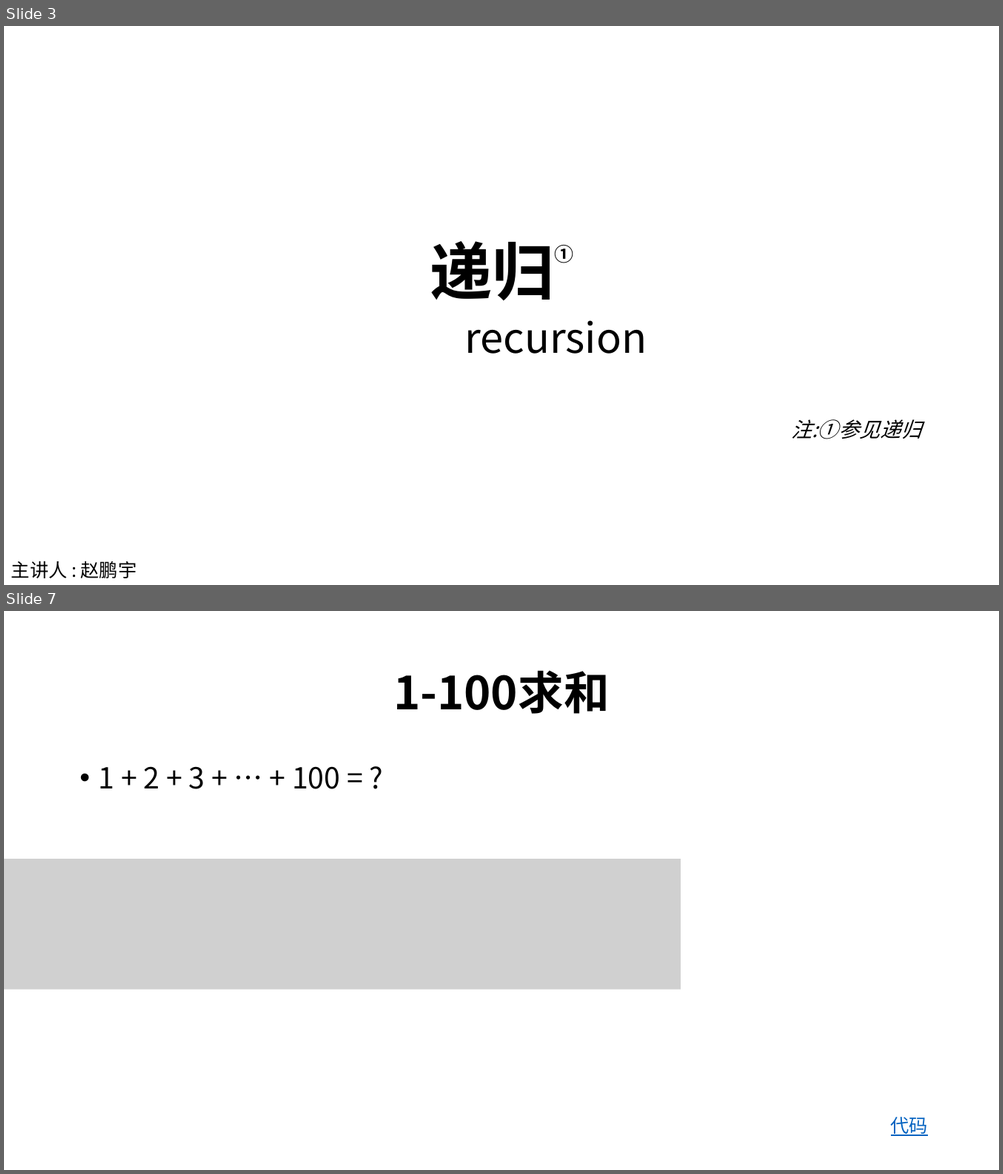
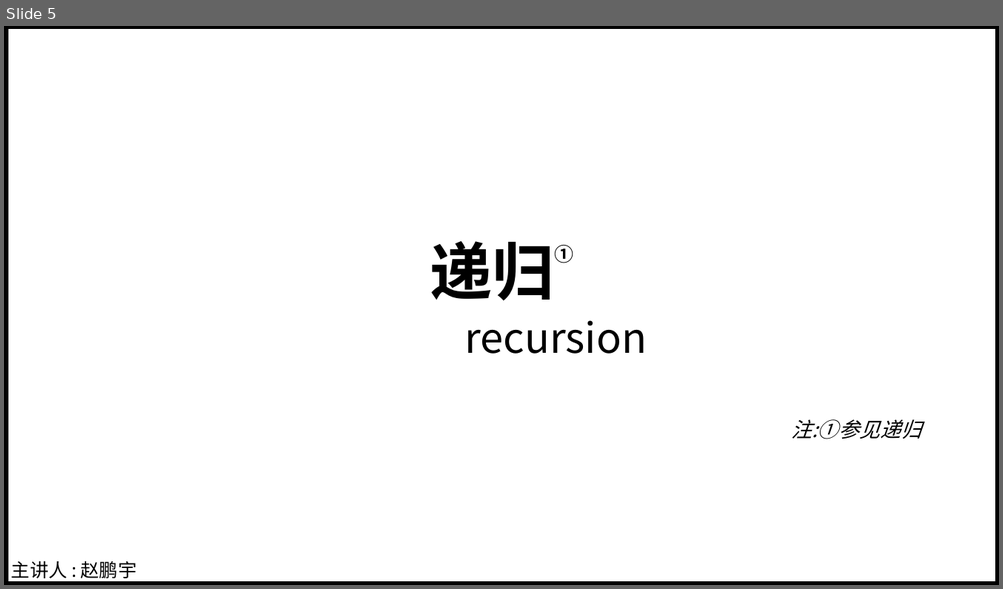
Before and after one commit to ZPYhiahiahia/nxjb-recursion-src, a slide deck: 递归.pptx. Shown one above the other, each under a label of ours: slides 3 and 7 before the commit, slide 5 after it; the slides between them are not shown. The pictures are 1003x1174 and 1003x589 pixels, drawn with LibreOffice and Linux fonts; fonts in the diff are those of the drawing; grey boxes stand for pictures. Boxes give left, top, right and bottom in pixels: in the first picture for what was removed or moved away, otherwise in the second. Text is boxed around its words. In the diff, an @@ line names an element or a change of style, - is before the commit and + after.

```diff
--- a/递归.pptx
+++ b/递归.pptx
@@ slide 7 removed at (4,611,999,1170), background #FFFFFF @@
@@ title removed at (393,670,609,714) @@
-1-100求和
@@ text removed at (99,766,340,789) @@
-• 1 + 2 + 3 + … + 100 = ?
@@ picture removed at (4,859,680,989) @@
@@ text removed at (891,1117,928,1136) @@
-代码
@@ what was slide 3 is now slide 5 @@
@@ slide 5 changed as well @@
@@ table added at (5,26,998,585), 1 rows, 1 columns @@
+
```
Also in this commit, not shown: 3 other slides changed, 19 slides added, 5 other slides removed, 1 other file.
